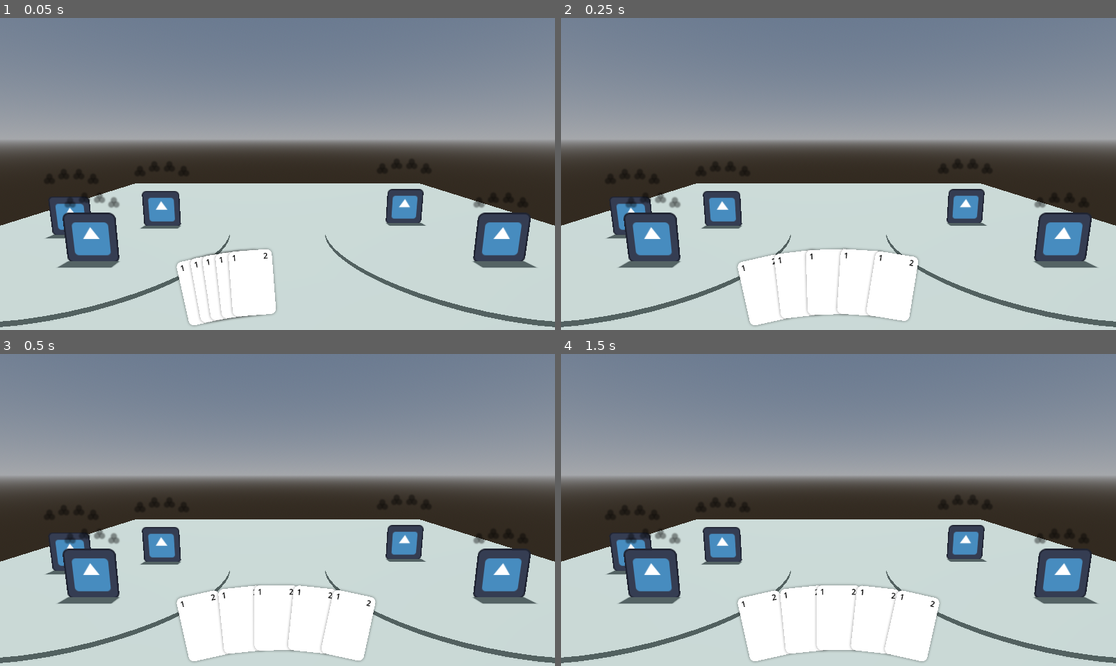
Above: before the commit, frames 1-4 (two rows, left to right).
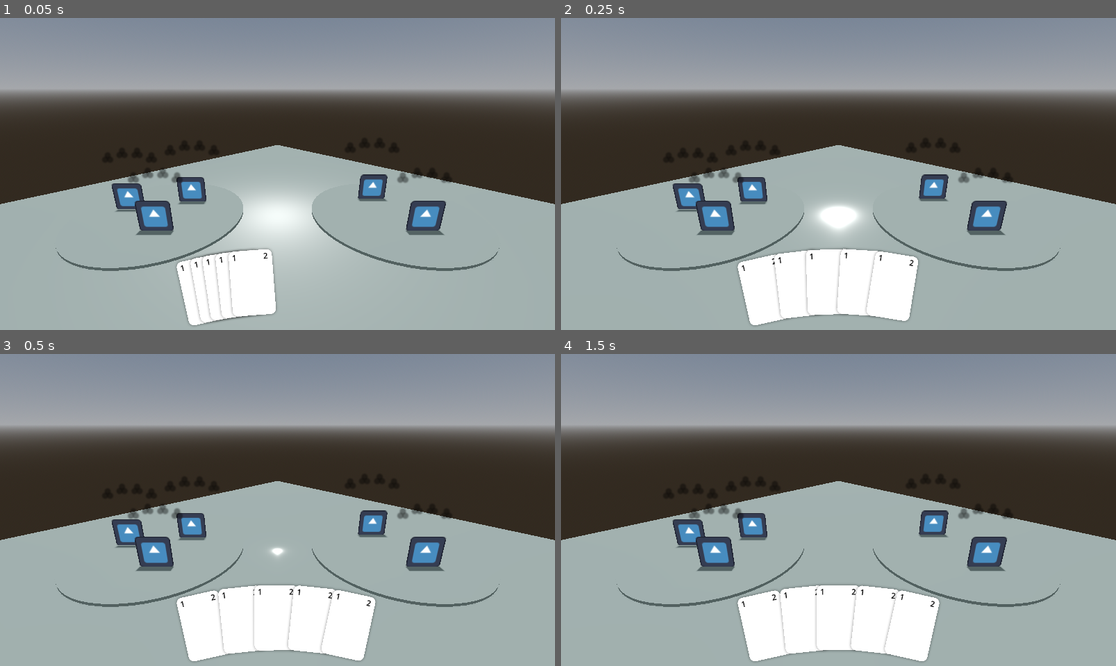
Above: after the commit, the same moments.

Repository: Alexyzyz/elemental-card-game
Game: Godot game, scene res://scenes/scene_main.tscn
Two runs of this game, one before a commit and one after it. Both use one fixed random seed, a clock stepped at 60 frames per second and the inputs below. The engine's default icon, where the game draws it, is replaced by a stand-in: a white triangle on a blue panel in a dark square.
Inputs (mouse positions are in pixels of both pictures, inside the frame that each line leads up to):
- Up to frame 1 (0.05 s): no input
- Up to frame 2 (0.25 s): no input
- Up to frame 3 (0.5 s): no input
- Up to frame 4 (1.5 s): move the mouse to (960, 494) at 0.52 s; tap Enter at 1.25 s; move the mouse to (727, 525) at 1.27 s

The runs differ from the first frame. In frame 1, 73% of the frame differs, in the area x 0-100%, y 11-100%; in frame 2, 72%; in frame 3, 72%; in frame 4, 72%.

Commit message:
feat: Attack targeting

Diff:
--- /dev/null
+++ b/elemental-card-game/environments/env_battle_unit_selection.tres
@@ -0,0 +1,14 @@
+[gd_resource type="Environment" load_steps=3 format=3 uid="uid://8jtlk76c7un0"]
+
+[sub_resource type="ProceduralSkyMaterial" id="ProceduralSkyMaterial_gagda"]
+
+[sub_resource type="Sky" id="Sky_wm38u"]
+sky_material = SubResource("ProceduralSkyMaterial_gagda")
+
+[resource]
+background_mode = 2
+sky = SubResource("Sky_wm38u")
+ambient_light_source = 2
+ambient_light_color = Color(0.595, 0.7, 0.69125, 1)
+ambient_light_energy = 0.1
+ssao_enabled = true
--- a/elemental-card-game/prefabs/battle/prefab_battle_unit.tscn
+++ b/elemental-card-game/prefabs/battle/prefab_battle_unit.tscn
@@ -1,12 +1,20 @@
-[gd_scene load_steps=3 format=3 uid="uid://cbbw0y8mbf3mg"]
+[gd_scene load_steps=4 format=3 uid="uid://cbbw0y8mbf3mg"]
 
 [ext_resource type="Script" path="res://scripts/battle/world_space/scr_battle_unit.gd" id="1_jqtyc"]
 [ext_resource type="Texture2D" uid="uid://bmfducu0ysjbx" path="res://textures/icon.svg" id="2_he1kb"]
 
-[node name="Unit" type="Node3D"]
+[sub_resource type="CylinderShape3D" id="CylinderShape3D_j6qee"]
+
+[node name="Unit" type="Node3D" groups=["unit"]]
 script = ExtResource("1_jqtyc")
 
 [node name="Sprite3D" type="Sprite3D" parent="."]
 transform = Transform3D(1, 0, 0, 0, 1, 0, 0, 0, 1, 0, 0.7, 0)
 alpha_cut = 2
 texture = ExtResource("2_he1kb")
+
+[node name="Area3D" type="Area3D" parent="."]
+
+[node name="CollisionShape3D" type="CollisionShape3D" parent="Area3D"]
+transform = Transform3D(1, 0, 0, 0, 1, 0, 0, 0, 1, 0, 1, 0)
+shape = SubResource("CylinderShape3D_j6qee")
--- a/elemental-card-game/scenes/scene_battle.tscn
+++ b/elemental-card-game/scenes/scene_battle.tscn
@@ -1,10 +1,11 @@
-[gd_scene load_steps=9 format=3 uid="uid://bj5w8smao8t3y"]
+[gd_scene load_steps=10 format=3 uid="uid://bj5w8smao8t3y"]
 
 [ext_resource type="Script" path="res://scripts/managers/battle/scr_battle_manager.gd" id="1_5p180"]
 [ext_resource type="Resource" uid="uid://h6wpo6a185xc" path="res://custom_resources/cards/resource_card_test.tres" id="2_120ty"]
 [ext_resource type="Environment" uid="uid://dnyvntln76ypv" path="res://environments/env_battle.tres" id="2_f5olr"]
 [ext_resource type="Script" path="res://scripts/managers/battle/scr_hand_manager.gd" id="3_xkf0i"]
 [ext_resource type="Script" path="res://scripts/battle/screen_space/hand/scr_battle_hand_card_container.gd" id="4_57jsv"]
+[ext_resource type="Script" path="res://scripts/battle/world_space/scr_battle_unit_selection_spotlight.gd" id="5_8ut1k"]
 
 [sub_resource type="PlaneMesh" id="PlaneMesh_pfb3i"]
 size = Vector2(20, 20)
@@ -27,17 +28,30 @@
 [node name="Node3D" type="Node3D" parent="."]
 
 [node name="Camera3D" type="Camera3D" parent="Node3D"]
-transform = Transform3D(1, 0, 0, 0, 0.990302, 0.138931, 0, -0.138931, 0.990302, 0, 3.09091, 7.2139)
+transform = Transform3D(1, 0, 0, 0, 0.946046, 0.324033, 0, -0.324033, 0.946046, 0, 5.15193, 9.60333)
 environment = ExtResource("2_f5olr")
 fov = 64.1465
 
 [node name="DirectionalLight3D" type="DirectionalLight3D" parent="Node3D"]
 transform = Transform3D(1, 0, 0, 0, -0.258819, 0.965926, 0, -0.965926, -0.258819, 0, 9, 0)
 light_color = Color(1, 0.996, 0.97, 1)
-light_energy = 0.6
+light_energy = 0.25
 shadow_enabled = true
 
+[node name="UnitSelectionSpotlight" type="Node3D" parent="Node3D"]
+transform = Transform3D(1, 0, 0, 0, 1, 0, 0, 0, 1, 0, 5, 0)
+script = ExtResource("5_8ut1k")
+
+[node name="SpotLight3D" type="SpotLight3D" parent="Node3D/UnitSelectionSpotlight"]
+transform = Transform3D(-1, 0, -8.74228e-08, -8.74228e-08, -4.37114e-08, 1, -3.82137e-15, 1, 4.37114e-08, 0, 0, 0)
+light_energy = 5.0
+spot_range = 10.0
+spot_attenuation = 2.0
+spot_angle = 20.0
+spot_angle_attenuation = 0.170756
+
 [node name="MeshInstance3D_Floor" type="MeshInstance3D" parent="Node3D"]
+transform = Transform3D(0.707107, 0, 0.707107, 0, 1, 0, -0.707107, 0, 0.707107, 0, 0, 0)
 mesh = SubResource("PlaneMesh_pfb3i")
 skeleton = NodePath("../..")
 
--- a/elemental-card-game/scenes/scene_main.tscn
+++ b/elemental-card-game/scenes/scene_main.tscn
@@ -1,10 +1,11 @@
-[gd_scene load_steps=10 format=3 uid="uid://f6hvdoajj3lm"]
+[gd_scene load_steps=11 format=3 uid="uid://f6hvdoajj3lm"]
 
 [ext_resource type="Script" path="res://scripts/managers/general/scr_main_manager.gd" id="1_yeiyh"]
 [ext_resource type="Script" path="res://scripts/managers/general/scr_load_manager.gd" id="2_b18oi"]
 [ext_resource type="Script" path="res://scripts/loading/scr_load_manager_audio.gd" id="3_2viap"]
 [ext_resource type="Script" path="res://scripts/loading/scr_load_manager_scenes.gd" id="3_g48rc"]
 [ext_resource type="Script" path="res://scripts/loading/scr_load_manager_prefabs.gd" id="4_pfscr"]
+[ext_resource type="Script" path="res://scripts/loading/scr_load_manager_misc.gd" id="6_5fuex"]
 [ext_resource type="Script" path="res://scripts/managers/general/scr_card_manager.gd" id="6_h2f44"]
 [ext_resource type="Script" path="res://scripts/managers/general/scr_debug_manager.gd" id="7_pntek"]
 [ext_resource type="Script" path="res://scripts/debug/scr_debug_parent.gd" id="8_0k0i1"]
@@ -24,6 +25,9 @@
 
 [node name="Scenes" type="Node" parent="LoadManager"]
 script = ExtResource("3_g48rc")
+
+[node name="Misc" type="Node" parent="LoadManager"]
+script = ExtResource("6_5fuex")
 
 [node name="CardManager" type="Node" parent="."]
 script = ExtResource("6_h2f44")
--- a/elemental-card-game/scripts/battle/screen_space/hand/scr_battle_hand_card.gd
+++ b/elemental-card-game/scripts/battle/screen_space/hand/scr_battle_hand_card.gd
@@ -10,6 +10,8 @@
 var state: State
 var is_hovered: bool
 var is_selected: bool
+## This card's position in the hand.
+var hand_index: int
 # Animations
 var hand_position_t: float
 var hand_position_t_target: float
--- a/elemental-card-game/scripts/battle/world_space/scr_battle_unit.gd
+++ b/elemental-card-game/scripts/battle/world_space/scr_battle_unit.gd
@@ -1,8 +1,12 @@
 class_name BattleUnit
 extends Node3D
 
+signal destroyed
+
 var health: int
 var health_max: int
+var is_hovered: bool
+var is_selected: bool
 # Screen-space nodes
 var buildup_indicator_container: BattleBuildupIndicatorContainer
 
@@ -20,6 +24,12 @@
 	pass
 
 
+# Public methods
+
+func destroy():
+	destroyed.emit()
+
+
 # Debugging
 
 func _debug_follow_mouse():
--- /dev/null
+++ b/elemental-card-game/scripts/battle/world_space/scr_battle_unit_selection_spotlight.gd
@@ -0,0 +1,70 @@
+class_name BattleUnitSelectionSpotlight
+extends Node3D
+
+var unit: BattleUnit
+var pos_target: Vector3
+# Animations
+var fade_t: float
+var fade_t_target: float
+# Components
+var spotlight: SpotLight3D
+
+# Main methods
+
+func set_up():
+	spotlight = $SpotLight3D
+
+
+func _process(delta: float) -> void:
+	_lerp_to_targets(delta)
+	_update_position(delta)
+	_animate_fade()
+
+
+# Public methods
+
+func turn_on():
+	fade_t_target = 1
+
+
+func turn_off():
+	fade_t_target = 0
+	unit = null
+
+
+func toggle_focus(new_state: bool):
+	pass
+
+
+func set_unit(p_unit: BattleUnit):
+	if !p_unit:
+		return
+	if unit == p_unit:
+		return
+
+	var new_pos: Vector3 = _get_spotlight_planar_pos(p_unit.global_position)
+	if !unit:
+		global_position = new_pos
+		turn_on()
+	unit = p_unit
+	pos_target = new_pos
+
+
+# Private methods
+
+func _lerp_to_targets(delta: float):
+	fade_t = UtilMath.exp_decay(fade_t, fade_t_target, 16, delta)
+
+
+func _update_position(delta: float):
+	global_position = UtilMath.exp_decay_vec3(global_position, pos_target, 16, delta)
+
+
+func _animate_fade():
+	spotlight.spot_angle = lerpf(0, 20, fade_t)
+
+
+# Util
+
+func _get_spotlight_planar_pos(pos: Vector3) -> Vector3:
+	return Vector3(pos.x, 5, pos.z)
--- /dev/null
+++ b/elemental-card-game/scripts/loading/scr_load_manager_misc.gd
@@ -0,0 +1,11 @@
+class_name LoadManagerMisc
+extends Node
+
+static var env_battle: Environment
+static var env_battle_unit_selection: Environment
+
+# Main methods
+
+func set_up():
+	env_battle = load("res://environments/env_battle.tres")
+	env_battle_unit_selection = load("res://environments/env_battle_unit_selection.tres")
--- a/elemental-card-game/scripts/managers/battle/scr_battle_manager.gd
+++ b/elemental-card-game/scripts/managers/battle/scr_battle_manager.gd
@@ -1,12 +1,21 @@
 class_name BattleManager
 extends Node3D
 
+enum State {
+	IDLE,
+	SELECTING_TARGET,
+}
+
+static var state: State
 static var ally_list: Array[BattleUnit]
 static var opponent_list: Array[BattleUnit]
+static var hovered_unit: BattleUnit
 # Managers
 static var hand_manager: HandManager
 # Important nodes
+static var unit_selection_spotlight: BattleUnitSelectionSpotlight
 static var camera: Camera3D
+static var directional_light: DirectionalLight3D
 static var parent_3d: Node3D
 static var parent_2d: Node2D
 static var parent_control: Control
@@ -34,11 +43,17 @@
 	# 3D
 	parent_ally = parent_3d.get_node("ParentAlly")
 	parent_opponent = parent_3d.get_node("ParentOpponent")
-	#2D
+	directional_light = parent_3d.get_node("DirectionalLight3D")
+	unit_selection_spotlight = parent_3d.get_node("UnitSelectionSpotlight")
+	# 2D
 	var hand_card_container: BattleHandCardContainer = parent_2d.get_node("HandCardContainer")
 
 	# Set everything up
 	hand_manager.set_up(hand_card_container)
+	unit_selection_spotlight.set_up()
+
+	# Signals
+	hand_manager.card_selected.connect(_on_card_selected)
 
 
 func _set_up_battle():
@@ -57,10 +72,46 @@
 func _process(_delta: float) -> void:
 	_handle_debug_input()
 
+	match state:
+		State.IDLE:
+			pass
+		State.SELECTING_TARGET:
+			_handle_state_selecting_target()
+
+
+func _physics_process(delta: float) -> void:
+	_cast_ray(delta)
+
 
 # Public methods
 
+
 # Private methods
+
+func _cast_ray(_delta: float):
+	var space_state: PhysicsDirectSpaceState3D = get_world_3d().direct_space_state
+	var cursor_pos: Vector2 = MainManager.cursor_pos
+
+	var from: Vector3 = camera.project_ray_origin(cursor_pos)
+	var to: Vector3 = from + 1000 * camera.project_ray_normal(cursor_pos)
+	var query := PhysicsRayQueryParameters3D.create(from, to)
+	query.collide_with_areas = true
+
+	var result: Dictionary = space_state.intersect_ray(query)
+	_handle_raycast_result(result)
+
+
+func _handle_raycast_result(result: Dictionary):
+	if !result:
+		return
+	var parent_or_null = result.collider.get_parent()
+	if !parent_or_null:
+		return
+	var parent: Node3D = parent_or_null
+
+	if parent.is_in_group("unit"):
+		_on_unit_hovered(parent)
+
 
 func _spawn_units(unit_count: int, unit_parent: Node3D, unit_list: Array[BattleUnit]):
 	for i in unit_count:
@@ -76,6 +127,52 @@
 		unit.position = unit_pos
 
 
+func _state_goto_idle():
+	state = State.IDLE
+	camera.environment = MainManager.load_manager.misc.env_battle
+	directional_light.light_energy = 0.25
+	hand_manager.unselect_card()
+	unit_selection_spotlight.turn_off()
+
+
+func _state_goto_selecting_target():
+	state = State.SELECTING_TARGET
+	camera.environment = MainManager.load_manager.misc.env_battle_unit_selection
+	directional_light.light_energy = 0.1
+
+
+# States
+
+func _handle_state_selecting_target():
+	if !Input.is_action_just_pressed("game_cursor_primary"):
+		return
+	if !hovered_unit:
+		return
+
+	hovered_unit \
+		.buildup_indicator_container \
+		.buildup_indicator_list.pick_random() \
+		.increment_buildup(randi_range(1, 3))
+
+	_state_goto_idle()
+
+
+# Signals
+
+func _on_unit_hovered(unit: BattleUnit):
+	hovered_unit = unit
+
+	if state == State.SELECTING_TARGET:
+		unit_selection_spotlight.set_unit(unit)
+
+
+func _on_card_selected(selected_card: BattleHandCard, selected_card_index: int):
+	if selected_card:
+		_state_goto_selecting_target()
+	else:
+		_state_goto_idle()
+
+
 # Debugging
 
 func _handle_debug_input():
--- a/elemental-card-game/scripts/managers/battle/scr_hand_manager.gd
+++ b/elemental-card-game/scripts/managers/battle/scr_hand_manager.gd
@@ -31,12 +31,23 @@
 
 func add_card(new_card: BattleHandCard):
 	card_list.push_back(new_card)
+	new_card.hand_index = card_list.size() - 1
 	hand_card_container.add_card(new_card)
 	hand_updated.emit()
 
 
 func remove_card():
+	for i in card_list.size():
+		var card: BattleHandCard = card_list[i]
+		card.hand_index = i
 	hand_updated.emit()
+
+
+func unselect_card():
+	if !selected_card:
+		return
+	selected_card.set_selected_state(false)
+	selected_card = null
 
 
 # Private methods
@@ -54,11 +65,12 @@
 
 		hovered_card.set_selected_state(true)
 		selected_card = hovered_card
+		card_selected.emit(selected_card, selected_card.hand_index)
 		return
 
 	# Un-select that card instead.
-	selected_card.set_selected_state(false)
-	selected_card = null
+	unselect_card()
+	card_selected.emit(null, -1)
 
 
 func _update_hovered_card():
@@ -76,21 +88,16 @@
 
 	var closest_card: Dictionary = {
 		"card": null,
-		"index": -1,
 		"dot_product": -1,
 	}
 
-	var card_index: int = 0
 	for card in card_list:
 		var card_to_hand_vec: Vector2 = (card.global_position - hand_origin).normalized()
 		var dot_product: float = cursor_to_hand_vec.dot(card_to_hand_vec)
 
 		if dot_product > closest_card.dot_product:
 			closest_card.card = card
-			closest_card.index = card_index
 			closest_card.dot_product = dot_product
-
-		card_index += 1
 
 	if closest_card.card == hovered_card:
 		return
@@ -101,4 +108,4 @@
 	if closest_card.card:
 		hovered_card = closest_card.card
 		closest_card.card.set_hovered_state(true)
-		card_hovered.emit(hovered_card, closest_card.index)
+		card_hovered.emit(hovered_card, closest_card.card.hand_index)
--- a/elemental-card-game/scripts/managers/general/scr_load_manager.gd
+++ b/elemental-card-game/scripts/managers/general/scr_load_manager.gd
@@ -4,6 +4,7 @@
 static var audio: LoadManagerAudio
 static var prefabs: LoadManagerPrefabs
 static var scenes: LoadManagerScenes
+static var misc: LoadManagerMisc
 
 # Main methods
 
@@ -11,6 +12,8 @@
 	audio = $Audio
 	prefabs = $Prefabs
 	scenes = $Scenes
+	misc = $Misc
 
 	prefabs.set_up()
 	scenes.set_up()
+	misc.set_up()
